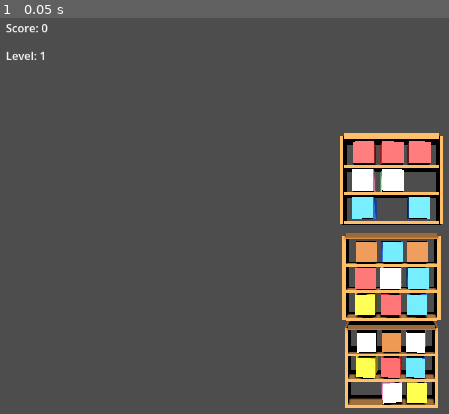
Above: before the commit, frame 1.
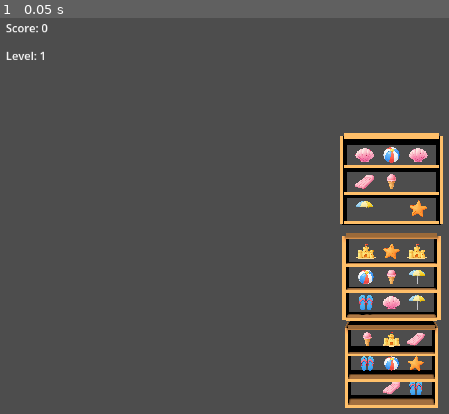
Above: after the commit, the same moment.

Repository: rochanehurst/TripleSort
Game: Godot game, scene res://scenes/core/GameScene.tscn
The game is run twice, just before and just after one commit, with the same random seed, the same clock (stepped at 60 frames per second) and the same inputs.
Inputs:
- Up to frame 1 (0.05 s): no input

The runs differ from the first frame. In frame 1, 6.8% of the frame differs, in the area x 78-96%, y 31-98%.

Commit message:
PNG sprite billboard system working with vacation theme assets

Diff:
--- a/assets/themes/beach/theme_data.json
+++ b/assets/themes/beach/theme_data.json
@@ -4,23 +4,23 @@
   "shelf_color": [0.76, 0.60, 0.42],
   "background_color": [0.53, 0.81, 0.98],
   "objects": [
-	{"type_id": "beach_ball_red", "mesh": "beach_ball.glb", "color": [1.0, 0.2, 0.2]},
-	{"type_id": "beach_ball_blue", "mesh": "beach_ball.glb", "color": [0.2, 0.5, 1.0]},
-	{"type_id": "beach_ball_yellow", "mesh": "beach_ball.glb", "color": [1.0, 0.9, 0.1]},
-	{"type_id": "ice_cream_pink", "mesh": "ice_cream.glb", "color": [1.0, 0.6, 0.8]},
-	{"type_id": "ice_cream_mint", "mesh": "ice_cream.glb", "color": [0.6, 1.0, 0.7]},
-	{"type_id": "ice_cream_brown", "mesh": "ice_cream.glb", "color": [0.5, 0.3, 0.1]},
-	{"type_id": "bucket_red", "mesh": "bucket.glb", "color": [1.0, 0.2, 0.2]},
-	{"type_id": "bucket_blue", "mesh": "bucket.glb", "color": [0.2, 0.5, 1.0]},
-	{"type_id": "bucket_yellow", "mesh": "bucket.glb", "color": [1.0, 0.9, 0.1]},
-	{"type_id": "shell_pink", "mesh": "shell.glb", "color": [1.0, 0.7, 0.8]},
-	{"type_id": "shell_white", "mesh": "shell.glb", "color": [0.95, 0.95, 0.9]},
-	{"type_id": "shell_orange", "mesh": "shell.glb", "color": [1.0, 0.5, 0.2]},
-	{"type_id": "fish_red", "mesh": "fish.glb", "color": [1.0, 0.2, 0.2]},
-	{"type_id": "fish_blue", "mesh": "fish.glb", "color": [0.2, 0.5, 1.0]},
-	{"type_id": "fish_yellow", "mesh": "fish.glb", "color": [1.0, 0.9, 0.1]},
-	{"type_id": "crab_red", "mesh": "crab.glb", "color": [1.0, 0.2, 0.2]},
-	{"type_id": "crab_orange", "mesh": "crab.glb", "color": [1.0, 0.5, 0.1]},
-	{"type_id": "crab_pink", "mesh": "crab.glb", "color": [1.0, 0.6, 0.8]}
+	{"type_id": "beach_ball", "mesh": "beach_ball.png"},
+	{"type_id": "umbrella", "mesh": "beach_unbrella.png"},
+	{"type_id": "flip_flops", "mesh": "flip_flops.png"},
+	{"type_id": "floatie", "mesh": "floatie.png"},
+	{"type_id": "ice_cream", "mesh": "ice_cream.png"},
+	{"type_id": "sandcastle", "mesh": "sand_castle.png"},
+	{"type_id": "seashell", "mesh": "sea_shell.png"},
+	{"type_id": "seastart", "mesh": "sea_star.png"},
+	{"type_id": "snorkel", "mesh": "snorkel.png"},
+	{"type_id": "sunglasses", "mesh": "sunglasses.png"},
+	{"type_id": "sunscreen", "mesh": "sunscreen.png"},
+	{"type_id": "surfboard", "mesh": "surfboard.png"},
+	{"type_id": "coconut", "mesh": "coconut.png"},
+	{"type_id": "kite", "mesh": "kite.png"},
+	{"type_id": "palm_tree", "mesh": "palm_tree.png"},
+	{"type_id": "fishing_rod", "mesh": "fishing_rod.png"},
+	{"type_id": "lemonade", "mesh": "lemonade.png"},
+	{"type_id": "hammock", "mesh": "hammock.png"}
   ]
 }
--- a/autoloads/ThemeLoader.gd
+++ b/autoloads/ThemeLoader.gd
@@ -49,7 +49,7 @@
 
 func get_color_for_type(type_id: String) -> Color:
 	var obj_data = _get_object_data(type_id)
-	if obj_data.is_empty():
+	if obj_data.is_empty() or not obj_data.has("color"):
 		return Color.WHITE
 	var c = obj_data.color
 	return Color(c[0], c[1], c[2])
@@ -71,3 +71,12 @@
 		if obj.type_id == type_id:
 			return obj
 	return {}
+
+func get_texture_for_type(type_id: String) -> Texture2D:
+	var obj_data = _get_object_data(type_id)
+	if obj_data.is_empty():
+		return null
+	var tex_path = "res://assets/themes/" + current_theme.theme_id + "/models/" + obj_data.mesh
+	if ResourceLoader.exists(tex_path):
+		return load(tex_path) as Texture2D
+	return null
--- a/scenes/objects/MatchObject.tscn
+++ b/scenes/objects/MatchObject.tscn
@@ -2,18 +2,18 @@
 
 [ext_resource type="Script" uid="uid://dr4gdg574v0ow" path="res://scripts/objects/MatchObject.gd" id="1_k6ukn"]
 
-[sub_resource type="BoxMesh" id="BoxMesh_k6ukn"]
-size = Vector3(0.85, 0.85, 0.85)
-
-[sub_resource type="BoxShape3D" id="BoxShape3D_0jfsb"]
+[sub_resource type="BoxShape3D" id="BoxShape3D_k6ukn"]
+size = Vector3(0.8, 0.8, 0.8)
 
 [node name="MatchObject" type="StaticBody3D" unique_id=475772464]
 script = ExtResource("1_k6ukn")
 
-[node name="MeshInstance3D" type="MeshInstance3D" parent="." unique_id=144684701]
-mesh = SubResource("BoxMesh_k6ukn")
+[node name="Sprite3D" type="Sprite3D" parent="." unique_id=1592647434]
+pixel_size = 0.001
+billboard = 1
+alpha_cut = 1
 
 [node name="CollisionShape3D" type="CollisionShape3D" parent="." unique_id=1714606006]
-shape = SubResource("BoxShape3D_0jfsb")
+shape = SubResource("BoxShape3D_k6ukn")
 
 [node name="AnimationPlayer" type="AnimationPlayer" parent="." unique_id=2048898374]
--- a/scripts/core/Board.gd
+++ b/scripts/core/Board.gd
@@ -23,30 +23,17 @@
 		shelf.position = Vector3(0, -i * SHELF_SPACING_Y, -i * SHELF_SPACING_Z)
 		shelf.setup(i)
 		shelves.append(shelf)
-
 func spawn_objects_at_slots(object_scene: PackedScene, type_ids: Array, slot_list: Array) -> void:
-	var type_colors = {
-		"type_a": Color(1, 0.2, 0.2),
-		"type_b": Color(0.2, 0.5, 1),
-		"type_c": Color(0.2, 0.9, 0.2),
-		"type_d": Color(1, 0.8, 0.1),
-		"type_e": Color(1, 0.4, 0.1),
-		"type_f": Color(0.8, 0.2, 1),
-	}
 	for idx in type_ids.size():
 		var slot = slot_list[idx]
 		var shelf = shelves[slot.shelf]
 		var obj = object_scene.instantiate()
 		object_container.add_child(obj)
 		obj.type_id = type_ids[idx]
-		var mat = StandardMaterial3D.new()
-		mat.albedo_color = ThemeLoader.get_color_for_type(obj.type_id)
-		mat.roughness = 0.7
-		mat.metallic = 0.1
-		obj.get_node("MeshInstance3D").material_override = mat
+		var texture = ThemeLoader.get_texture_for_type(obj.type_id)
+		obj.set_texture(texture)
 		var world_pos = shelf.get_slot_world_position(slot.row, slot.col)
 		obj.position = world_pos
-		obj.rotation.y = randf_range(-0.15, 0.15)
 		shelf.place_object(obj, slot.row, slot.col)
 
 func _input(event: InputEvent) -> void:
--- a/scripts/objects/MatchObject.gd
+++ b/scripts/objects/MatchObject.gd
@@ -1,24 +1,20 @@
 extends StaticBody3D
 
-# === DATA ===
 var type_id: String = ""
 var is_collected: bool = false
 var is_blocked: bool = false
-
-# === GRID POSITION ===
 var grid_row: int = 0
 var grid_col: int = 0
 var current_shelf = null
 
-# === NODES ===
-@onready var mesh: MeshInstance3D = $MeshInstance3D
+@onready var sprite: Sprite3D = $Sprite3D
+
+func set_texture(texture: Texture2D) -> void:
+	sprite.texture = texture
 
 func set_blocked(blocked: bool) -> void:
 	is_blocked = blocked
-	if mesh.material_override:
-		var mat = mesh.material_override as StandardMaterial3D
-		if mat:
-			mat.albedo_color.a = 0.35 if blocked else 1.0
+	sprite.modulate.a = 0.35 if blocked else 1.0
 
 func start_drag() -> void:
 	var tween = create_tween()
Binary file added: assets/beach_ball.png
Not shown, added: assets/beach_ball.png.import
Binary file added: assets/ice_cream.png
Not shown, added: assets/ice_cream.png.import
Binary file added: assets/themes/beach/models/beach_ball.png
Not shown, added: assets/themes/beach/models/beach_ball.png.import
Binary file added: assets/themes/beach/models/beach_unbrella.png
Not shown, added: assets/themes/beach/models/beach_unbrella.png.import
Binary file added: assets/themes/beach/models/coconut.png
Not shown, added: assets/themes/beach/models/coconut.png.import
Binary file added: assets/themes/beach/models/fishing_rod.png
Not shown, added: assets/themes/beach/models/fishing_rod.png.import
(and 31 more such lines)
